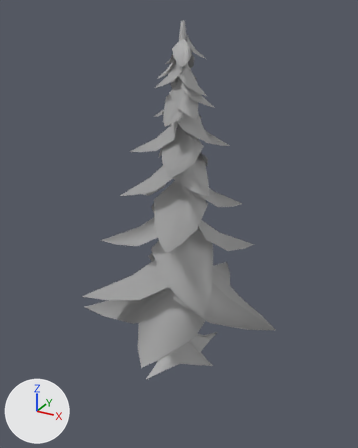
One commit to the FBX model Assets/Art Assets/Models/GGJ_PineTree_01.fbx: the scene before it, then after it.
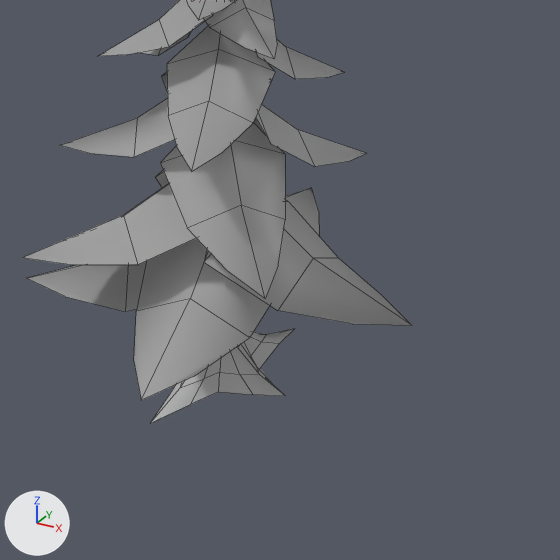
Each version appears first whole from a 50 mm lens placed at (6.26, -11.58, 10.32), pointed at (-0.11, -0.01, 4.54), and next in a close-up on the part from 20% to 98% of the width and 37% to 100% of the height. The lights are fixed; the arrows at lower left show +X, +Y and +Z. The close-ups show mesh edges as thin lines. Where no turn or scale is listed for an object, it has been applied to the vertices.

The scene before the commit, as lines of its bpy script (objects in view):
```python
me_mesh = bpy.data.meshes.new('Mesh')
me_mesh.from_pydata(...)  # 481 vertices, 276 faces; spans x -3.04..3.04, y -3.22..3.22, z -5.0..5.0
me_mesh.materials.append(mat_lambert1)  # grey #bcbcbc
ob_gj_pinetree_01 = bpy.data.objects.new('GJ_PineTree_01', me_mesh)
ob_gj_pinetree_01.location = (0.13, 0.21, 5.0)
```
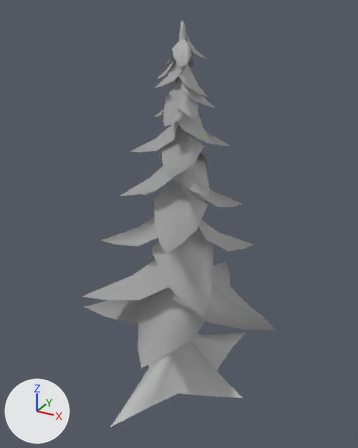
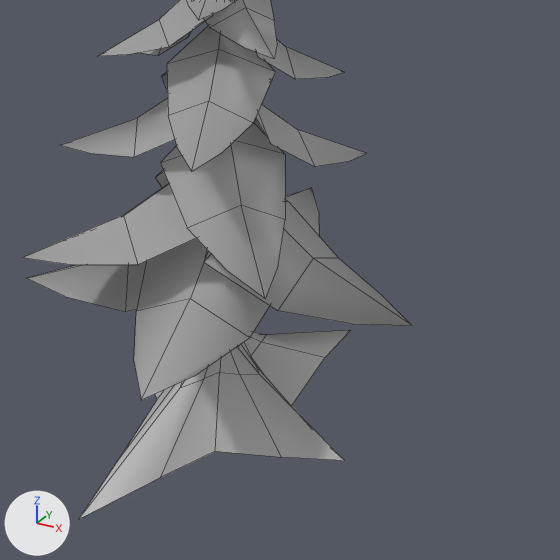
Where the newer file only moved an object's origin or applied its transform, the numbers keep the older frame.

Where the change shows, as pixel boxes (x1, y1, x2, y2) in the close-ups (560 x 560 px; the box of a moved part takes in the faces that stretch with it):
```json
{"object": "GJ_PineTree_01", "change": "reshaped", "before": [22, 0, 411, 423], "after": [22, 0, 411, 519]}
{"part": 1, "of": "me_mesh", "change": "moved or reshaped", "before": [151, 329, 294, 423], "after": [79, 330, 350, 519]}
```

Scene script edits in JSON lines:
```json
{"block": "me_mesh", "where": "me_mesh.from_pydata(...)  # 481 vertices, 276 faces; spans x -3.04..3.04, y -3.22..3.22, z -5.0..5.0"}
{"block": "me_mesh", "where": "# used by ob_gj_pinetree_01; location = (0.13, 0.21, 5.0)"}
{"block": "me_mesh", "change": "me_mesh part 1: all 16 vertices in x -1.27..1.07, y -1.87..1.35, z -5.0 are scaled about their middle by (1.9, 1.9, 0.2), then moved by (0.0, 0.0, -0.78)"}
```
